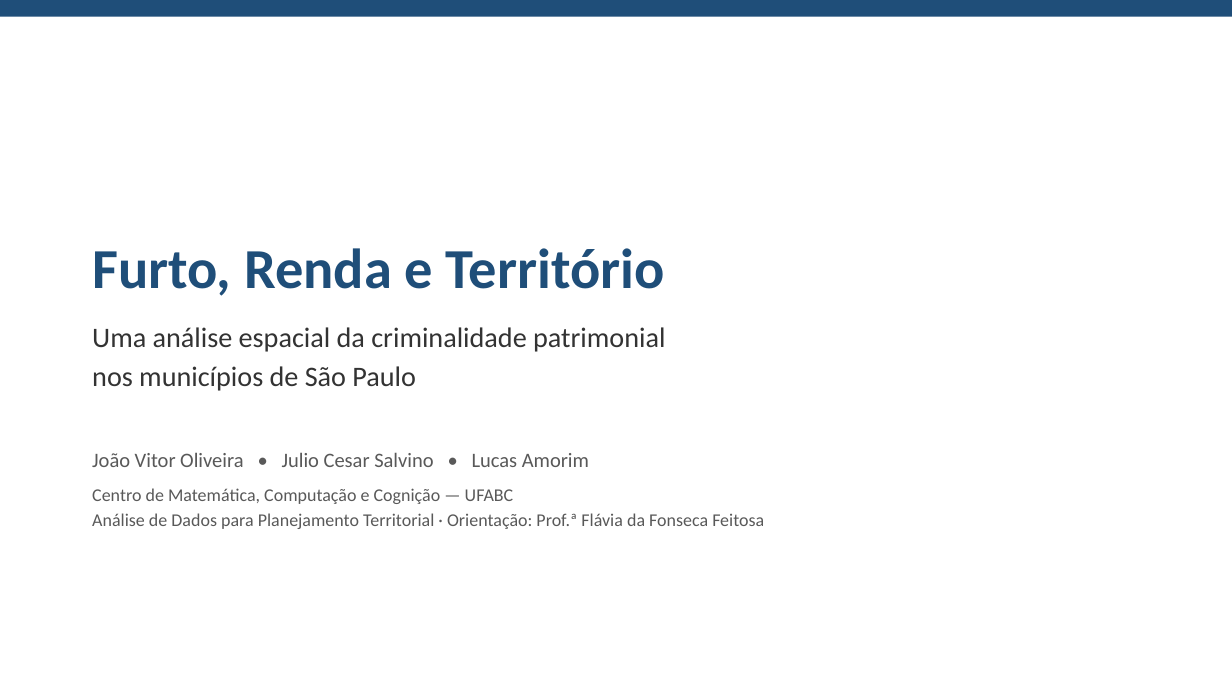
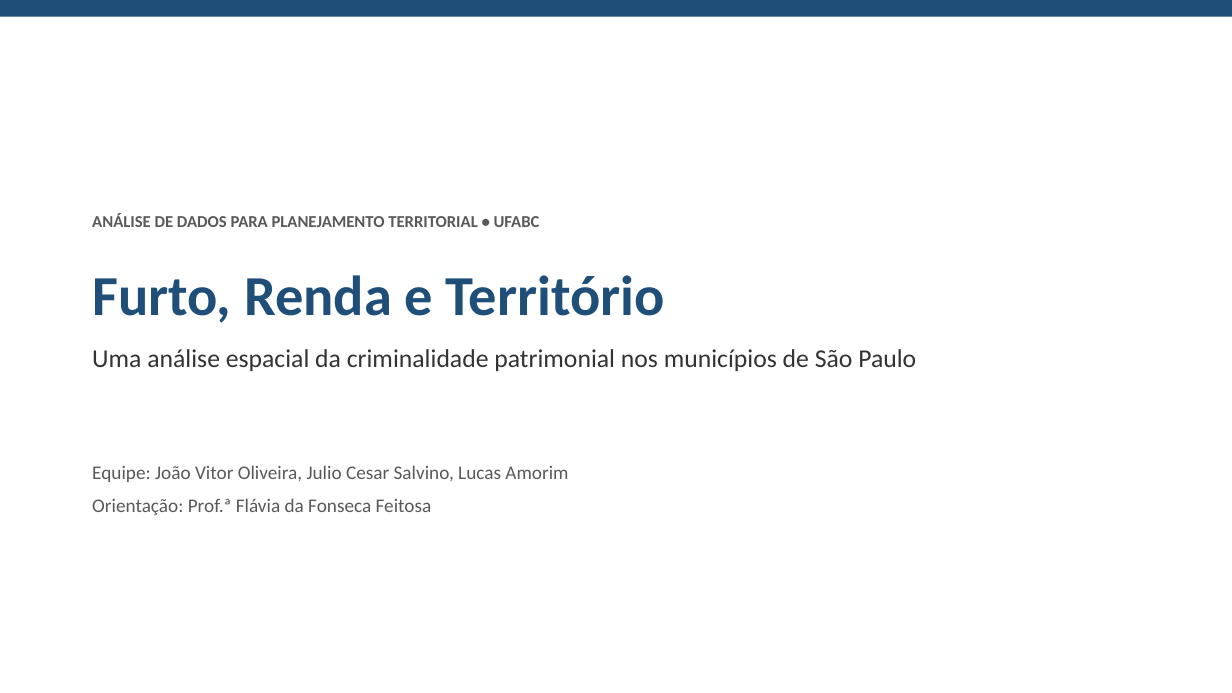
Before and after one commit to euusoujc/territory, a slide deck: slide 1 of slides/apresentacao_final.pptx. Drawn at 1232x693 pixels with LibreOffice and Linux fonts; fonts in the diff are those of the drawing. Boxes give left, top, right and bottom in pixels: in the first picture for what was removed or moved away, otherwise in the second. Text is boxed around its words. In the diff, an @@ line names an element or a change of style, - is before the commit and + after.

Commit message:
refact: apresentação reduzida a 13 slides, sem metodologia, ~10 min
A orientação avaliou que o passo a passo de metodologia não é necessário
na apresentação (ele continua completo no artigo em LaTeX). Reestrutura
os slides fundindo a ordem/estilo de uma referência da equipe com o
conteúdo já validado do projeto:

- Remove o slide de metodologia isolado.
- Adiciona "por que o furto" (outliers por crime, dispersoes_taxas_renda)
  e a matriz de correlação de Pearson, explicitando por que furto foi
  escolhido como variável dependente entre os três crimes.
- Condensa spatial error / GWR renda / GWR+litoral em um único slide de
  três caixas, e funde contrafactual + resíduos por grupo.
- Adiciona um exemplo concreto (São Paulo x Mongaguá) com os coeficientes
  locais do GWR, e uma conclusão numerada de 5 pontos em slide único.
- 15 -> 13 slides. docs/guia_apresentacao.md reescrito para a nova ordem,
  com novas perguntas prováveis da banca.

```diff
--- a/slides/apresentacao_final.pptx
+++ b/slides/apresentacao_final.pptx
@@ text added at bbox=[92, 214, 540, 227], 13 pt, text #595959, bold @@
+ANÁLISE DE DADOS PARA PLANEJAMENTO TERRITORIAL • UFABC
@@ text "Furto, Renda e Território": place and size @@
-text "Furto, Renda e Território" at bbox=[92, 248, 665, 296]
+text "Furto, Renda e Território" at bbox=[92, 275, 665, 323]
@@ text at bbox=[92, 349, 916, 371]: text changed; size 22 to 20 pt @@
-Uma análise espacial da criminalidade patrimonial
-nos municípios de São Paulo
+Uma análise espacial da criminalidade patrimonial nos municípios de São Paulo
@@ text at bbox=[92, 465, 568, 482]: text changed; size 16 to 15 pt @@
-João Vitor Oliveira • Julio Cesar Salvino • Lucas Amorim
+Equipe: João Vitor Oliveira, Julio Cesar Salvino, Lucas Amorim
@@ text at bbox=[92, 498, 432, 515]: text changed; size 14 to 15 pt @@
-Centro de Matemática, Computação e Cognição — UFABC
-Análise de Dados para Planejamento Territorial · Orientação: Prof.ª Flávia da Fonseca Feitosa
+Orientação: Prof.ª Flávia da Fonseca Feitosa
```
Also in this commit, not shown: 7 other slides changed, 5 slides added, 7 slides removed, 3 other files.
